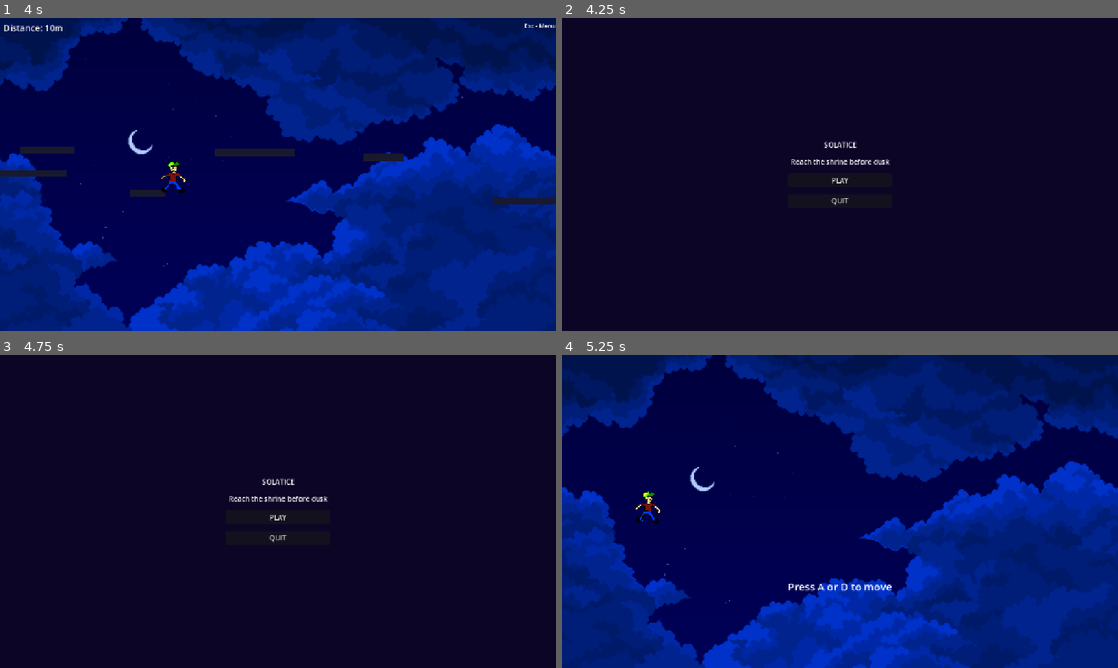
Above: before the commit, frames 1-4 (two rows, left to right).
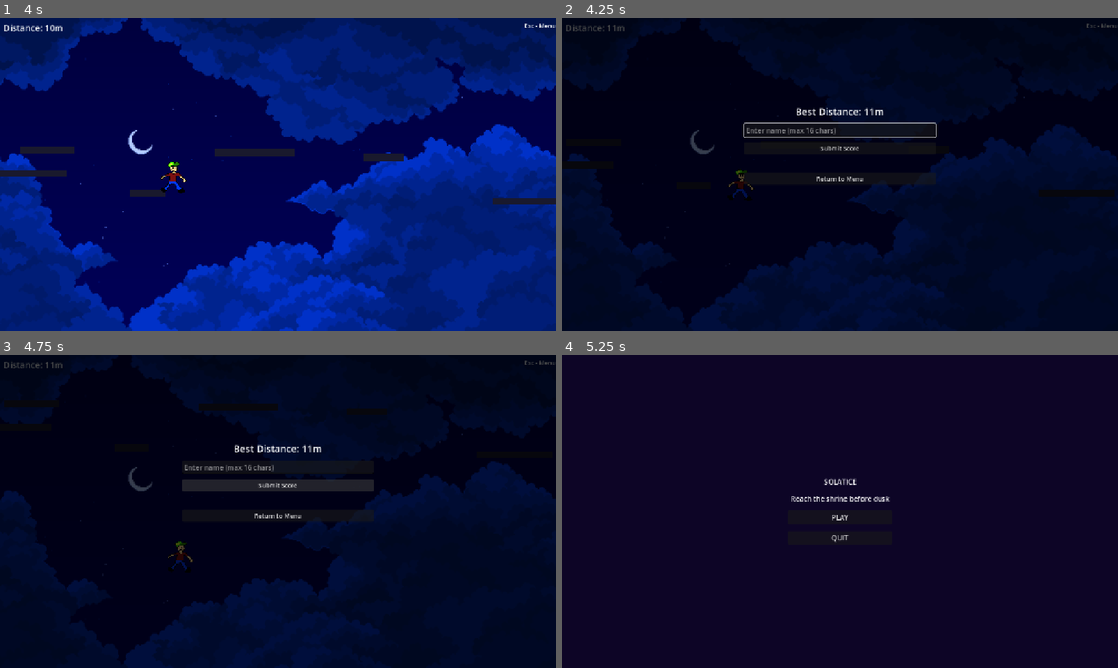
Above: after the commit, the same moments.

Repository: jchildree/Solatice-Gam-Jam-26
Game: Godot game, scene res://scenes/endless.tscn
Same seed, same stepped clock (60 frames per second), same inputs: the game is played once before the commit and once after it. This scene is started directly instead of the project's main scene.
Inputs (mouse positions are in pixels of both pictures, inside the frame that each line leads up to):
- Up to frame 1 (4 s): hold Space (jump) 0.53-1.28 s; hold D (move_right) 0.53-2.03 s; tap Ctrl (dash) at 1.35, 3.6 s; tap Space (jump) at 1.52, 1.55, 1.82, 2.85, 3.02, 3.32 s; hold A (move_left) 2.03-2.78 s; hold Space (jump) 2.03-2.78 s; tap E (toggle) at 2.1 s; hold D (move_right) from 2.78 s (still down); hold Space (jump) from 3.53 s (still down)
- Up to frame 2 (4.25 s): keep holding D (move_right); keep holding Space (jump); tap Escape (ui_cancel) at 4.15 s
- Up to frame 3 (4.75 s): release D (move_right) at 4.25 s; release Space (jump) at 4.25 s; click (278, 486) at 4.25 s, where only the run after the commit has a clickable "Submit Score"
- Up to frame 4 (5.25 s): click (840, 514) at 5 s, where only the run after the commit has a clickable "Return to Menu"

Frame 1 is identical in both runs. In frame 2, 2.6% of the frame differs, in the area x 0-100%, y 1-79%; in frame 3, 3.8%; in frame 4, 100%, in the area x 0-100%, y 0-100%.

Commit message:
feat(leaderboard): global leaderboard and run timer
- GameSession autoload: run timer (start/stop/format), player name persistence
- Leaderboard autoload: dreamlo HTTP submit + fetch, scores_received signal
- game.gd: start timer on level 1, stop on level 5 complete
- win.gd: display completion time, name entry, submit + top-10 time board
- win.tscn: add TimeLabel, NameEntry, SubmitTimeButton, LeaderboardLabel
- endless.gd: track best distance, exit overlay with name entry + distance board
- endless.tscn: add ExitOverlay CanvasLayer with dimrect, form, leaderboard label

NOTE: replace placeholder keys in scripts/leaderboard.gd with real dreamlo keys

Co-Authored-By: Claude Sonnet 4.6 <noreply@anthropic.com>

Diff:
--- a/project.godot
+++ b/project.godot
@@ -24,6 +24,8 @@
 
 DayNightManager="*res://scripts/day_night_manager.gd"
 AudioManager="*res://scripts/audio_manager.gd"
+GameSession="*res://scripts/game_session.gd"
+Leaderboard="*res://scripts/leaderboard.gd"
 
 [configuration]
 
--- a/scenes/endless.tscn
+++ b/scenes/endless.tscn
@@ -49,3 +49,55 @@
 horizontal_alignment = 2
 text = "Esc - Menu"
 theme_override_font_sizes/font_size = 14
+
+[node name="ExitOverlay" type="CanvasLayer" parent="."]
+visible = false
+
+[node name="DimRect" type="ColorRect" parent="ExitOverlay"]
+layout_mode = 0
+anchor_right = 1.0
+anchor_bottom = 1.0
+color = Color(0, 0, 0, 0.7)
+
+[node name="Panel" type="VBoxContainer" parent="ExitOverlay"]
+layout_mode = 0
+anchor_left = 0.5
+anchor_top = 0.5
+anchor_right = 0.5
+anchor_bottom = 0.5
+offset_left = -220.0
+offset_top = -160.0
+offset_right = 220.0
+offset_bottom = 160.0
+theme_override_constants/separation = 12
+
+[node name="DistanceLabel" type="Label" parent="ExitOverlay/Panel"]
+layout_mode = 2
+text = "Best Distance: 0m"
+horizontal_alignment = 1
+theme_override_font_sizes/font_size = 22
+
+[node name="NameEntry" type="LineEdit" parent="ExitOverlay/Panel"]
+layout_mode = 2
+placeholder_text = "Enter name (max 16 chars)"
+max_length = 16
+horizontal_alignment = 1
+theme_override_font_sizes/font_size = 16
+
+[node name="SubmitDistButton" type="Button" parent="ExitOverlay/Panel"]
+layout_mode = 2
+text = "Submit Score"
+horizontal_alignment = 1
+theme_override_font_sizes/font_size = 14
+
+[node name="LeaderboardLabel" type="Label" parent="ExitOverlay/Panel"]
+layout_mode = 2
+text = ""
+horizontal_alignment = 1
+theme_override_font_sizes/font_size = 13
+
+[node name="MenuButton" type="Button" parent="ExitOverlay/Panel"]
+layout_mode = 2
+text = "Return to Menu"
+horizontal_alignment = 1
+theme_override_font_sizes/font_size = 14
--- a/scenes/win.tscn
+++ b/scenes/win.tscn
@@ -39,6 +39,31 @@
 horizontal_alignment = 1
 theme_override_font_sizes/font_size = 18
 
+[node name="TimeLabel" type="Label" parent="VBoxContainer"]
+layout_mode = 2
+text = "Time: --:--.-"
+horizontal_alignment = 1
+theme_override_font_sizes/font_size = 22
+
+[node name="NameEntry" type="LineEdit" parent="VBoxContainer"]
+layout_mode = 2
+placeholder_text = "Enter name (max 16 chars)"
+max_length = 16
+horizontal_alignment = 1
+theme_override_font_sizes/font_size = 16
+
+[node name="SubmitTimeButton" type="Button" parent="VBoxContainer"]
+layout_mode = 2
+text = "Submit Time"
+horizontal_alignment = 1
+theme_override_font_sizes/font_size = 14
+
+[node name="LeaderboardLabel" type="Label" parent="VBoxContainer"]
+layout_mode = 2
+text = ""
+horizontal_alignment = 1
+theme_override_font_sizes/font_size = 13
+
 [node name="Hint" type="Label" parent="VBoxContainer"]
 layout_mode = 2
 text = "Press Space to return"
--- a/scripts/endless.gd
+++ b/scripts/endless.gd
@@ -24,6 +24,12 @@
 @onready var player: CharacterBody2D = $Player
 @onready var camera: Camera2D = $Player/Camera2D
 @onready var score_label: Label = $UI/ScoreLabel
+@onready var exit_overlay: CanvasLayer = $ExitOverlay
+@onready var dist_label: Label = $ExitOverlay/Panel/DistanceLabel
+@onready var name_entry: LineEdit = $ExitOverlay/Panel/NameEntry
+@onready var submit_btn: Button = $ExitOverlay/Panel/SubmitDistButton
+@onready var lb_label: Label = $ExitOverlay/Panel/LeaderboardLabel
+@onready var menu_btn: Button = $ExitOverlay/Panel/MenuButton
 
 var _rng := RandomNumberGenerator.new()
 var _next_chunk_x := 0.0
@@ -31,6 +37,8 @@
 var _last_safe_pos := Vector2(100.0, 360.0)
 var _chunks: Array = []
 var _done: bool = false
+var _submitted: bool = false
+var _best_distance: int = 0
 
 func _ready() -> void:
 	_rng.randomize()
@@ -48,13 +56,18 @@
 	camera.limit_right = 10000000
 	player.reset()
 
+	if GameSession.player_name != "":
+		name_entry.text = GameSession.player_name
+
+	submit_btn.pressed.connect(_on_submit_pressed)
+	menu_btn.pressed.connect(_on_menu_pressed)
+	Leaderboard.scores_received.connect(_on_scores_received)
+
 func _process(_delta: float) -> void:
 	if _done:
 		return
 
-	if Input.is_action_just_pressed("ui_cancel"):
-		_done = true
-		get_tree().change_scene_to_file("res://scenes/main_menu.tscn")
+	if exit_overlay.visible:
 		return
 
 	if player.is_on_floor():
@@ -72,7 +85,43 @@
 	camera.limit_left = int(player.global_position.x) - 400
 
 	var dist := int(player.global_position.x / 50.0)
+	if dist > _best_distance:
+		_best_distance = dist
 	score_label.text = "Distance: " + str(dist) + "m"
+
+	if Input.is_action_just_pressed("ui_cancel"):
+		_show_exit_overlay()
+
+func _show_exit_overlay() -> void:
+	dist_label.text = "Best Distance: " + str(_best_distance) + "m"
+	exit_overlay.visible = true
+	name_entry.grab_focus()
+
+func _on_submit_pressed() -> void:
+	if _submitted:
+		return
+	var name_val := name_entry.text.strip_edges()
+	if name_val == "":
+		return
+	GameSession.player_name = name_val
+	_submitted = true
+	submit_btn.disabled = true
+	lb_label.text = "Submitting..."
+	Leaderboard.submit("distance", name_val, _best_distance)
+	Leaderboard.fetch("distance", 10)
+
+func _on_scores_received(board: String, entries: Array) -> void:
+	if board != "distance":
+		return
+	var lines := ["Top Distances:"]
+	for i in entries.size():
+		var e: Dictionary = entries[i]
+		lines.append("%d. %-16s %dm" % [i + 1, e["name"], e["score"]])
+	lb_label.text = "\n".join(lines)
+
+func _on_menu_pressed() -> void:
+	_done = true
+	get_tree().change_scene_to_file("res://scenes/main_menu.tscn")
 
 func _place_spawn_platform() -> void:
 	var body := StaticBody2D.new()
--- a/scripts/game.gd
+++ b/scripts/game.gd
@@ -58,6 +58,9 @@
 		dusk_timer.reset_to_checkpoint(checkpoint_saved_time)
 
 func load_level(index: int) -> void:
+	if index == 0:
+		GameSession.start_run()
+
 	for child in level_container.get_children():
 		child.queue_free()
 
@@ -104,6 +107,7 @@
 func _on_level_complete() -> void:
 	current_level_index += 1
 	if current_level_index >= LEVELS.size():
+		GameSession.stop_run()
 		get_tree().change_scene_to_file("res://scenes/win.tscn")
 	else:
 		load_level(current_level_index)
--- /dev/null
+++ b/scripts/game_session.gd
@@ -0,0 +1,24 @@
+extends Node
+
+var player_name: String = ""
+var run_elapsed_ms: int = 0
+
+var _start_ticks: int = 0
+var _running: bool = false
+
+func start_run() -> void:
+	_start_ticks = Time.get_ticks_msec()
+	_running = true
+
+func stop_run() -> void:
+	if not _running:
+		return
+	run_elapsed_ms = Time.get_ticks_msec() - _start_ticks
+	_running = false
+
+static func format_ms(ms: int) -> String:
+	var total_s := ms / 1000
+	var tenths := (ms % 1000) / 100
+	var sec := total_s % 60
+	var min := total_s / 60
+	return "%d:%02d.%d" % [min, sec, tenths]
--- /dev/null
+++ b/scripts/leaderboard.gd
@@ -0,0 +1,34 @@
+extends Node
+
+const _TIME_PRIV := "YOUR_TIME_PRIVATE_KEY"
+const _TIME_PUB := "YOUR_TIME_PUBLIC_KEY"
+const _DIST_PRIV := "YOUR_DIST_PRIVATE_KEY"
+const _DIST_PUB := "YOUR_DIST_PUBLIC_KEY"
+
+signal scores_received(board: String, entries: Array)
+
+func submit(board: String, name: String, score: int) -> void:
+	var priv := _TIME_PRIV if board == "time" else _DIST_PRIV
+	var url := "https://dreamlo.com/lb/%s/add/%s/%d" % [priv, name.uri_encode(), score]
+	var http := HTTPRequest.new()
+	add_child(http)
+	http.request_completed.connect(func(_r, _c, _h, _b): http.queue_free())
+	http.request(url)
+
+func fetch(board: String, count: int) -> void:
+	var pub := _TIME_PUB if board == "time" else _DIST_PUB
+	var order := "pipe-asc" if board == "time" else "pipe"
+	var url := "https://dreamlo.com/lb/%s/%s/%d" % [pub, order, count]
+	var http := HTTPRequest.new()
+	add_child(http)
+	http.request_completed.connect(func(_r, _c, _h, body):
+		var text: String = body.get_string_from_utf8()
+		var entries: Array = []
+		for line in text.split("\n"):
+			var parts := line.split("|")
+			if parts.size() >= 2 and parts[0] != "":
+				entries.append({"name": parts[0], "score": int(parts[1])})
+		scores_received.emit(board, entries)
+		http.queue_free()
+	)
+	http.request(url)
--- a/scripts/win.gd
+++ b/scripts/win.gd
@@ -1,20 +1,46 @@
 extends Control
 
-const RETURN_DELAY := 6.0
-
-var _timer: float = 0.0
 var _done: bool = false
+var _submitted: bool = false
 
 func _ready() -> void:
 	$VBoxContainer/BonusButton.pressed.connect(_on_bonus_pressed)
+	$VBoxContainer/SubmitTimeButton.pressed.connect(_on_submit_pressed)
+	Leaderboard.scores_received.connect(_on_scores_received)
 
-func _process(delta: float) -> void:
+	$VBoxContainer/TimeLabel.text = "Time: " + GameSession.format_ms(GameSession.run_elapsed_ms)
+
+	if GameSession.player_name != "":
+		$VBoxContainer/NameEntry.text = GameSession.player_name
+
+func _process(_delta: float) -> void:
 	if _done:
 		return
-	_timer += delta
-	if _timer >= RETURN_DELAY or Input.is_action_just_pressed("jump"):
+	if Input.is_action_just_pressed("jump") and not $VBoxContainer/NameEntry.has_focus():
 		_done = true
 		get_tree().change_scene_to_file("res://scenes/main_menu.tscn")
+
+func _on_submit_pressed() -> void:
+	if _submitted:
+		return
+	var name_val := $VBoxContainer/NameEntry.text.strip_edges()
+	if name_val == "":
+		return
+	GameSession.player_name = name_val
+	_submitted = true
+	$VBoxContainer/SubmitTimeButton.disabled = true
+	$VBoxContainer/LeaderboardLabel.text = "Submitting..."
+	Leaderboard.submit("time", name_val, GameSession.run_elapsed_ms)
+	Leaderboard.fetch("time", 10)
+
+func _on_scores_received(board: String, entries: Array) -> void:
+	if board != "time":
+		return
+	var lines := ["Top Times:"]
+	for i in entries.size():
+		var e: Dictionary = entries[i]
+		lines.append("%d. %-16s %s" % [i + 1, e["name"], GameSession.format_ms(e["score"])])
+	$VBoxContainer/LeaderboardLabel.text = "\n".join(lines)
 
 func _on_bonus_pressed() -> void:
 	if _done:
